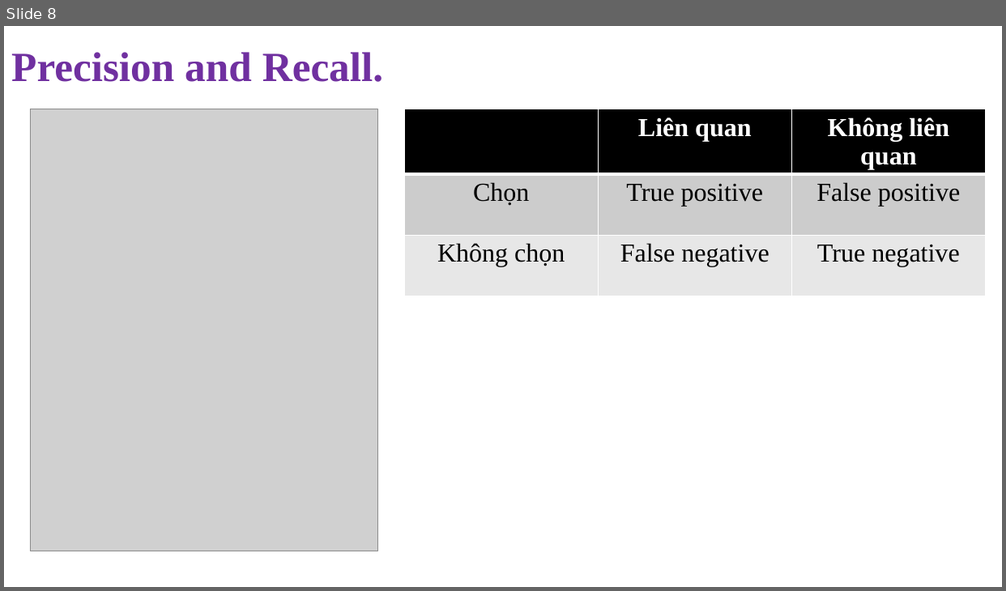
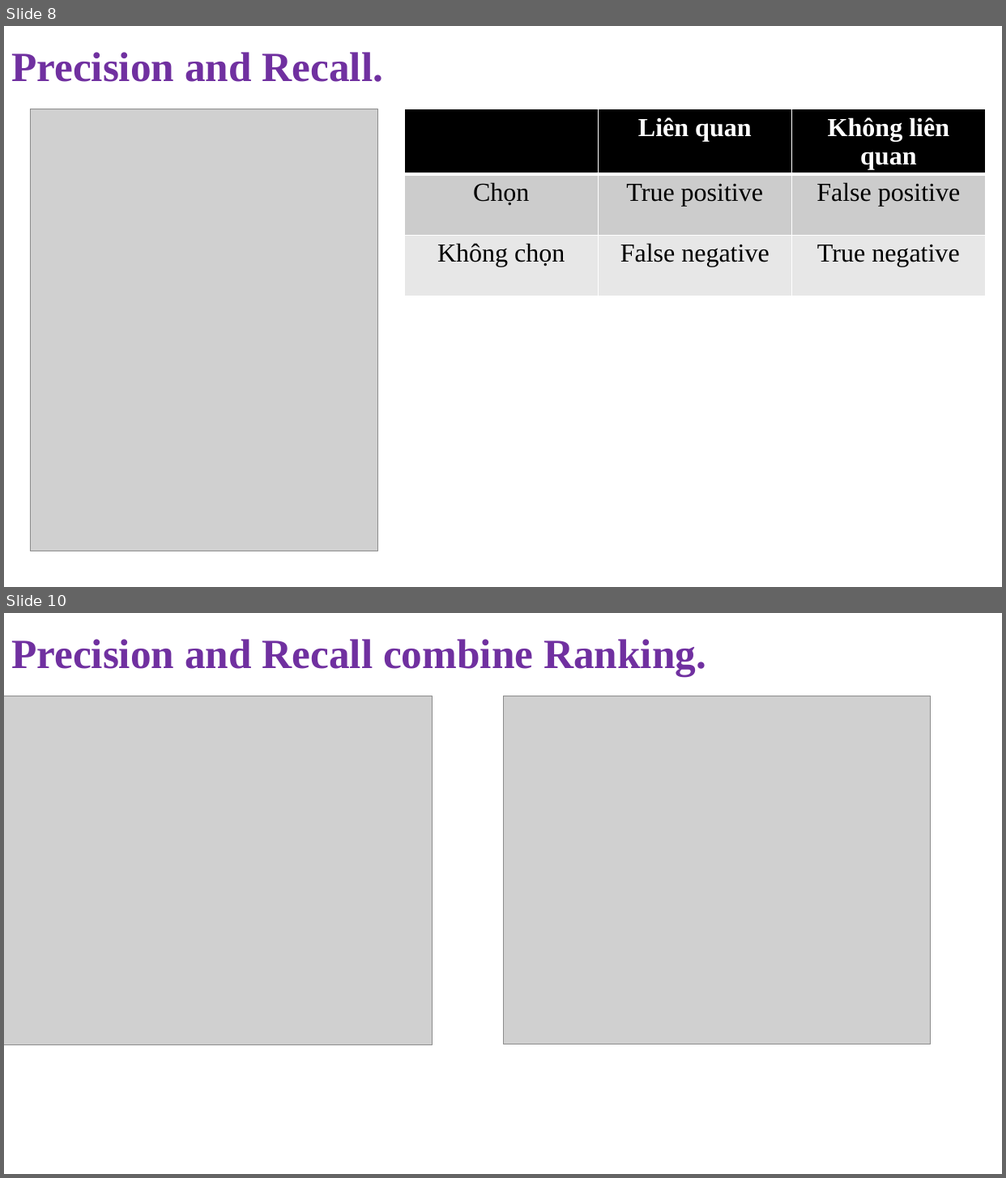
Before and after one commit to NghiLamPhuc/NLP., a slide deck: IR/Presentation1.pptx. Shown one above the other, each under a label of ours: slide 8 before the commit, slides 8 and 10 after it; the slides between them are not shown. The pictures are 1006x591 and 1006x1178 pixels, drawn with LibreOffice and Linux fonts; fonts in the diff are those of the drawing; grey boxes stand for pictures. Boxes give left, top, right and bottom in pixels: in the first picture for what was removed or moved away, otherwise in the second. Text is boxed around its words. In the diff, an @@ line names an element or a change of style, - is before the commit and + after.

```diff
--- a/IR/Presentation1.pptx
+++ b/IR/Presentation1.pptx
@@ slide 10 added at (x1=4, y1=613, x2=1002, y2=1174), background #FFFFFF @@
@@ text added at (x1=11, y1=639, x2=706, y2=676), 40 pt, text #7030A0, bold @@
+Precision and Recall combine Ranking.
@@ picture added at (x1=4, y1=696, x2=432, y2=1045) @@
@@ picture added at (x1=504, y1=696, x2=931, y2=1044) @@
```
Also in this commit, not shown: 1 slide changed, 13 other slides added, 28 other files.
